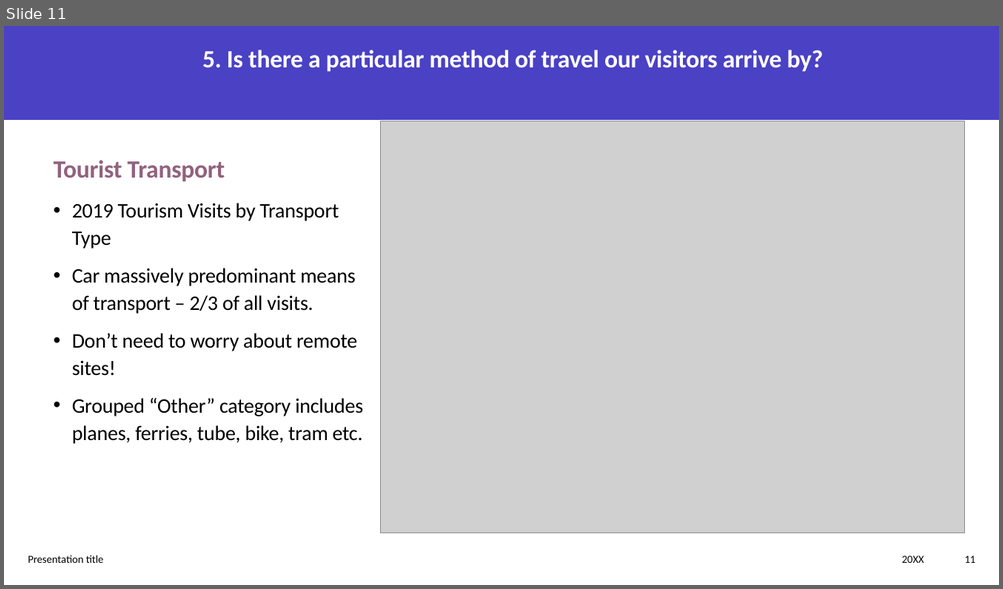
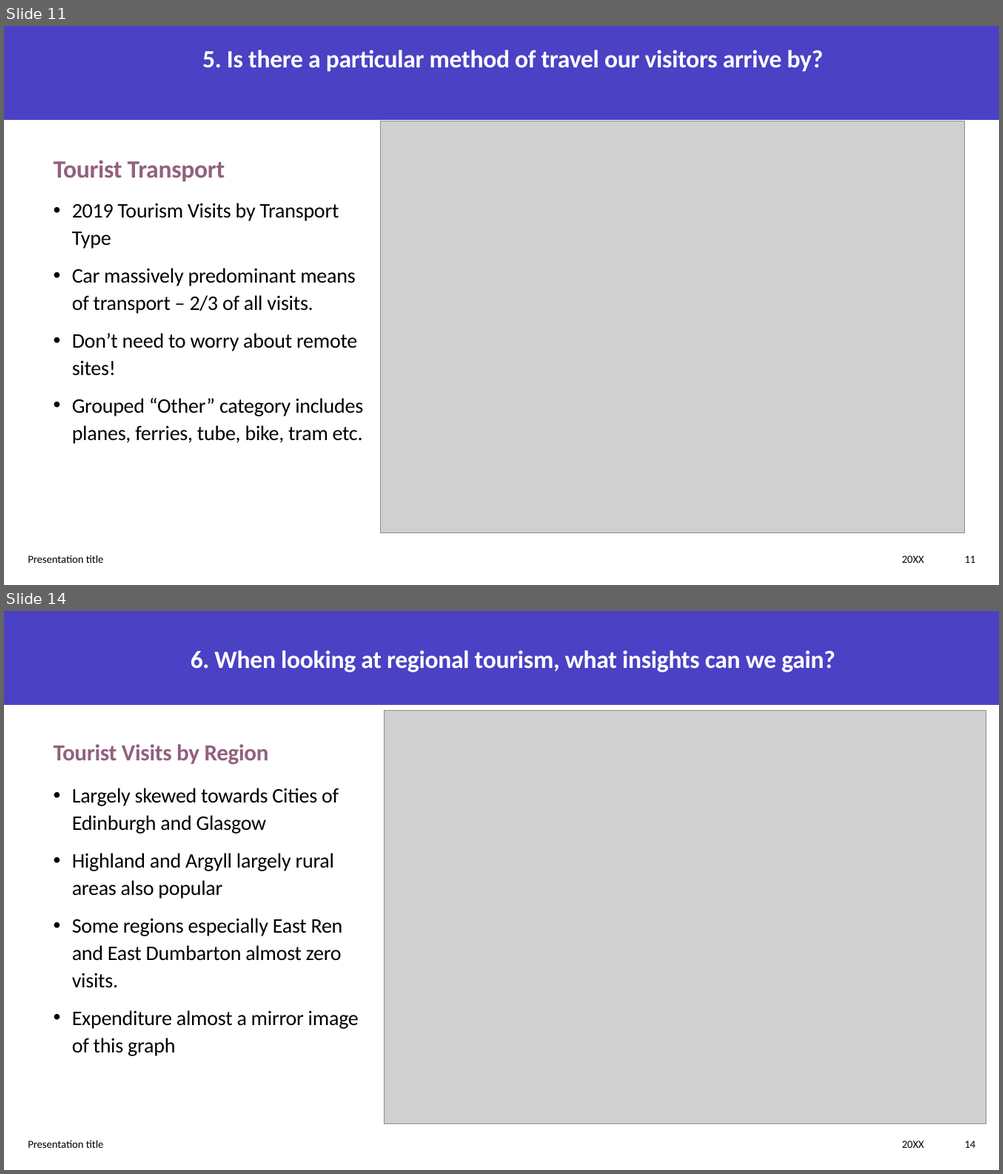
Before and after one commit to neilplenderleith/final_project_visit_scotland, a slide deck: Presentation/final_project_presentation.pptx. Shown one above the other, each under a label of ours: slide 11 before the commit, slides 11 and 14 after it; the slides between them are not shown. The pictures are 1003x589 and 1003x1174 pixels, drawn with LibreOffice and Linux fonts; fonts in the diff are those of the drawing; grey boxes stand for pictures. Boxes give left, top, right and bottom in pixels: in the first picture for what was removed or moved away, otherwise in the second. Text is boxed around its words. In the diff, an @@ line names an element or a change of style, - is before the commit and + after.

```diff
--- a/Presentation/final_project_presentation.pptx
+++ b/Presentation/final_project_presentation.pptx
@@ slide 14 added at [4,611,999,1170], background #FFFFFF; not listed: 1 template element that a slide beside it also shows @@
@@ title added at [190,650,835,672], 24 pt, text #FFFFFF, bold @@
+6. When looking at regional tourism, what insights can we gain?
@@ picture added at [384,710,986,1125] @@
@@ text added at [54,744,269,764], 22.2 pt, text #92617E, bold @@
+Tourist Visits by Region
@@ text added at [72,788,358,1056], 20 pt, text #000000 @@
+• Largely skewed towards Cities of Edinburgh and Glasgow
+• Highland and Argyll largely rural areas also popular
+• Some regions especially East Ren and East Dumbarton almost zero visits.
+• Expenditure almost a mirror image of this graph
@@ text added at [28,1140,104,1148], 10.5 pt, text #000000 @@
+Presentation title
@@ text added at [902,1141,924,1148], 10.5 pt, text #000000 @@
+20XX
@@ page number added at [965,1141,976,1148], 10.5 pt, text #000000 @@
+14
```
Also in this commit, not shown: 3 slides changed, 1 other slide added, 2 other files.
